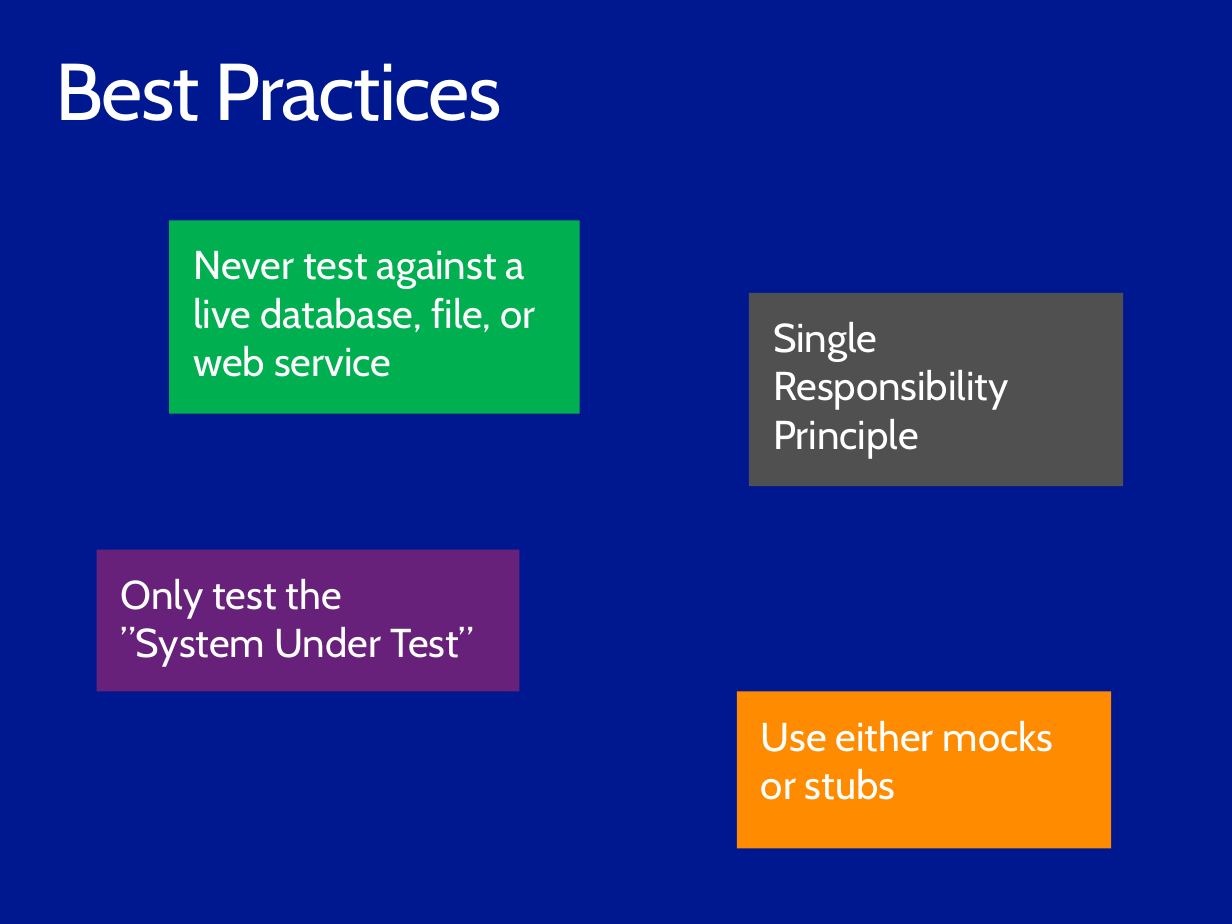
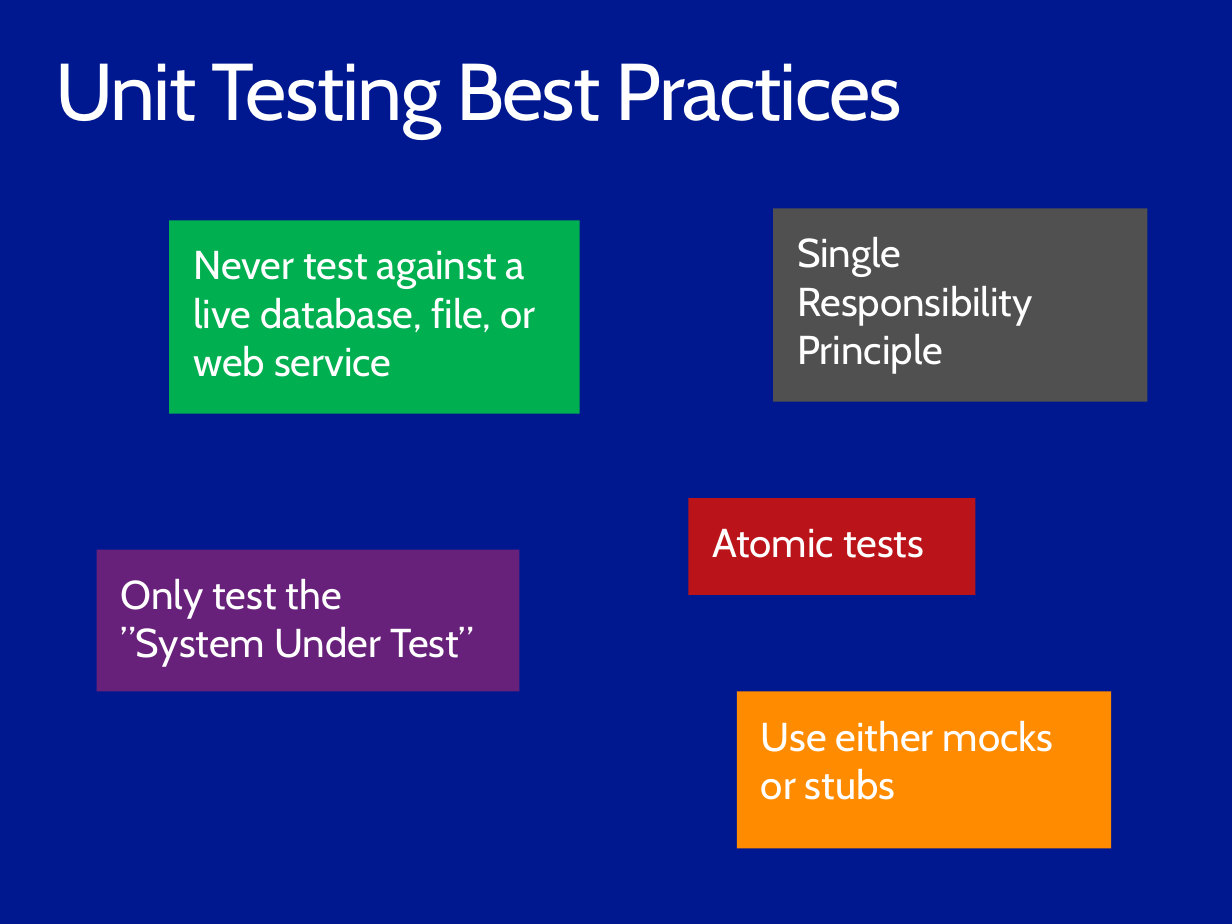
Before and after one commit to ondfisk/BDSA2018, a slide deck: slide 16 of Slides/Lecture05 - Dependency Injection, Unit Testing EF.pptx (slide 14 before the commit). Drawn at 1232x924 pixels with LibreOffice and Linux fonts; fonts in the diff are those of the drawing. Boxes give left, top, right and bottom in pixels: in the first picture for what was removed or moved away, otherwise in the second. Text is boxed around its words. In the diff, an @@ line names an element or a change of style, - is before the commit and + after.

```diff
--- a/Slides/Lecture05 - Dependency Injection, Unit Testing EF.pptx
+++ b/Slides/Lecture05 - Dependency Injection, Unit Testing EF.pptx
@@ title at (55,63,902,138): text changed @@
-Best Practices
+Unit Testing Best Practices
@@ rectangle "Single Responsibility Principle": place and size @@
-rectangle "Single Responsibility Principle" at (749,292,1123,486)
+rectangle "Single Responsibility Principle" at (773,208,1147,401)
@@ rectangle added at (688,498,976,594), fill #BA141A, 24 pt, text #FFFFFF @@
+Atomic tests
```
Also in this commit, not shown: 4 other slides changed, 2 slides added, 17 other files.
